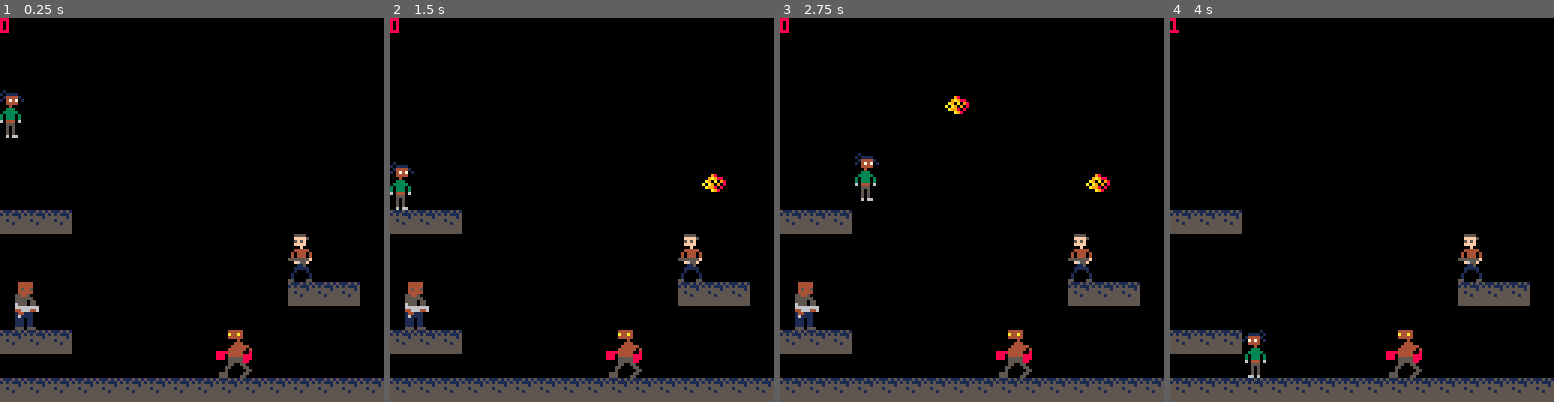
Above: before the commit, frames 1-4 (left to right).
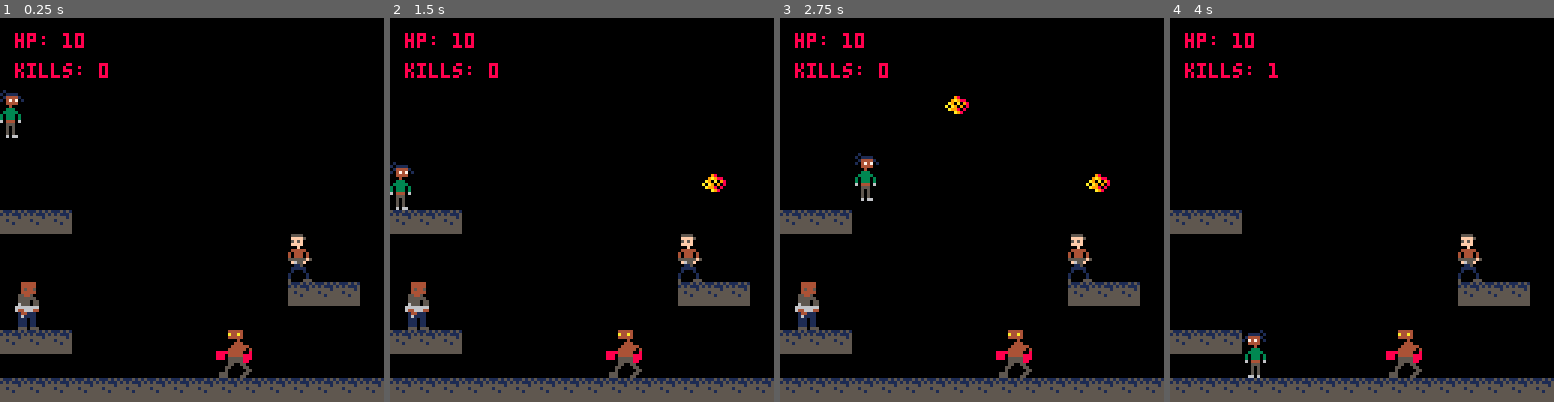
Above: after the commit, the same moments.

Repository: xMunchy/Mirror_Image
Game: PICO-8 cartridge prog.p8
The game is run twice, just before and just after one commit, with the same random seed, the same clock (stepped at 60 frames per second) and the same inputs.
Inputs:
- Up to frame 1 (0.25 s): no input
- Up to frame 2 (1.5 s): tap O (Z key) at 0.7 s
- Up to frame 3 (2.75 s): hold Right 1.6-2.1 s; tap O (Z key) at 1.7, 2.1, 2.5 s; hold Up 2.15-2.42 s; hold Right from 2.47 s (still down)
- Up to frame 4 (4 s): tap O (Z key) at 2.9, 3.3, 3.7 s; release Right at 3.03 s; hold Left 3.08-3.58 s; hold Down 3.63-3.97 s

The runs differ from the first frame. In frame 1, 1.3% of the frame differs, in the area x 0-82%, y 0-82%; in frame 2, 1.3%; in frame 3, 1.3%; in frame 4, 1.0%.

Commit message:
impl knockback and touch damage
also added enemy clearing (for new levels) and better variables (makes code more concise)

Diff:
--- a/prog.p8
+++ b/prog.p8
@@ -13,12 +13,16 @@
  player.s = 1 --sprite
  player.s_w = 1 --sprite size
  player.s_h = 2
+ player.w = 8 --size by pixels
+ player.h = 16
  player.x = 0 --position
  player.y = 0
  player.flipped = false
  player.speed = 32
  player.is_crouching = false
+ player.hp = 10
  player.kills = 0
+ player.is_stunned = false
  player.is_evil = false
 
  -- player jumping --
@@ -37,31 +41,45 @@
  player.jump1 = 16 --height of first jump
  player.jumpxtra = 8 --height of extra jumps
 
+ -- player knockback and stun --
+ player.stun_start = 0
 
  -- player static variables --
  player.stand_s = 1 --sprite
  player.stand_w = 1 --sprite size
  player.stand_h = 2
+ player.standw = 8 --size by pixels
+ player.standh = 16
  player.stand_speed = 32
  player.crouch_s = 18 --sprite
  player.crouch_w = 1 --sprite size
  player.crouch_h = 1
+ player.crouchw = 8 --size by pixels
+ player.crouchh = 8
  player.crouch_speed = 16
  player.evil_stand_s = 32 --sprite
  player.evil_stand_w = 1 --sprite size
  player.evil_stand_h = 2
+ player.evil_standw = 8
+ player.evil_standh = 16
  player.evil_stand_speed = 32
  player.evil_crouch_s = 49 --sprite
  player.evil_crouch_w = 1 --sprite size
  player.evil_crouch_h = 1
+ player.evil_crouchw = 8
+ player.evil_crouchh = 8
  player.evil_crouch_speed = 16
  player.can_triplej = false
+ player.stun_dur = 1
+ player.knock = 10 --knockback when touch enemy
 
  -- enemies --
  enemy = {} --kind 1 ez, 2 med, 3 hard
  enemy.s = {6,7,8}
  enemy.s_w = {1,1,2} --sprite size
  enemy.s_h = {2,2,2}
+ enemy.w = {7,7,12} --size by pixels
+ enemy.h = {16,16,16}
  --spawn enemies
  make_enemy(1,96,72,false)
  make_enemy(2,5,88,true)
@@ -156,6 +175,28 @@
   player.crouch_h = player.evil_crouch_h
   player.crouch_w = player.evil_crouch_w
   player.crouch_speed = player.evil_crouch_speed
+ end
+end
+
+--[[
+player touched enemy!
+knockback and stun.
+]]
+function player_hit(kb)
+player.x += kb
+player.hp -= 1
+player.is_stunned = true
+player.stun_start = time()
+end
+
+--[[
+check to see if stun is
+finished
+]]
+function stop_stun()
+ local dt = time() - player.stun_start
+ if dt >= player.stun_dur then
+  player.is_stunned = false
  end
 end
 
@@ -252,6 +293,13 @@
 --enemies
 
 --[[
+find dead enemies
+]]
+function clear_enemies()
+ enemy={}
+end
+
+--[[
 spawn enemies
 kind: enemy type
 x and y: position
@@ -265,6 +313,8 @@
  enemy[k].s = enemy.s[kind] --sprite
  enemy[k].s_w = enemy.s_w[kind] --size
  enemy[k].s_h = enemy.s_h[kind]
+ enemy[k].w = enemy.w[kind]
+ enemy[k].h = enemy.h[kind]
  enemy[k].flipped = flipped
  enemy[k].is_dead = false
 end
@@ -293,9 +343,9 @@
 simulates gravity
 ]]
 function fall()
- local y = player.y+player.s_h*8
+ local y = player.y+player.h
  local x1 = player.x
- local x2 = player.x+player.s_w*8-1
+ local x2 = player.x+player.w-1
  if v_collide(x1,x2,y,0) then
   player.njump = 0
   if v_collide(x1,x2,y-1,0) then
@@ -379,14 +429,41 @@
  --detect collision
  for j=1,#enemy do
   if not enemy[j].is_dead and
-     x>enemy[j].x and
-     x<enemy[j].x+enemy[j].s_w*8-1 and
-     (y1>enemy[j].y and
-      y1<enemy[j].y+enemy[j].s_h*8-1 or
-      y2>enemy[j].y and
-      y2<enemy[j].y+enemy[j].s_h*8-1
+     x>=enemy[j].x and
+     x<=enemy[j].x+enemy[j].w-1 and
+     (y1>=enemy[j].y and
+      y1<=enemy[j].y+enemy[j].h-1 or
+      y2>=enemy[j].y and
+      y2<=enemy[j].y+enemy[j].h-1
      ) then
    kill(i,j)
+  end
+ end
+end
+
+--[[
+does the player touch
+an enemy?
+]]
+function touch_enemy(kb)
+  local y1 = player.y
+  local y2 = player.y+player.s_h*8-1
+ --find player x
+  local x = player.x
+ if not player.flipped then
+  x = x+player.w-1
+ end
+ --detect collision
+ for j=1,#enemy do
+  if not enemy[j].is_dead and
+     x>=enemy[j].x and
+     x<=enemy[j].x+enemy[j].w-1 and
+     (y1>=enemy[j].y and
+      y1<=enemy[j].y+enemy[j].h-1 or
+      y2>=enemy[j].y and
+      y2<=enemy[j].y+enemy[j].h-1
+     ) then
+   player_hit(kb)
   end
  end
 end
@@ -397,20 +474,23 @@
  dt = time() - prev_t
  prev_t = time()
  local x1 = player.x
- local x2 = player.x+player.s_w*8
+ local x2 = player.x+player.w
  local y1 = player.y
- local y2 = player.y+player.s_h*8
+ local y2 = player.y+player.h
  -- walk
  if btn(0) and not
-    h_collide(x1-1,y1,y2-1,0) then
+    h_collide(x1-1,y1,y2-1,0) and
+    not player.is_stunned then
   player.x -= player.speed*dt
   player.flipped = true
+  touch_enemy(player.knock)
  end
  if btn(1) and not
-    h_collide(x2,y1,y2-1,0)
-    then
+    h_collide(x2,y1,y2-1,0) and
+    not player.is_stunned then
   player.x += player.speed*dt
   player.flipped = false
+  touch_enemy(-player.knock)
  end
  --walk into wall correction
  if btn(0) or btn(1) then
@@ -421,31 +501,39 @@
   end
  end
  -- jump
- if btnp(2) and can_jump() then
+ if btnp(2) and
+    can_jump() and
+    not player.is_stunned then
   start_jump()
  end
  -- crouch
- if btn(3) then
+ if btn(3) and
+    not player.is_stunned then
   player.is_crouching = true
-  player.y += (player.s_h-player.crouch_h)*8
-  player.x += (player.s_w-player.crouch_w)*8
+  player.y += player.h-player.crouchh
+  player.x += player.w-player.crouchw
   player.s = player.crouch_s
   player.s_h = player.crouch_h
   player.s_w = player.crouch_w
+  player.w = player.crouchw
+  player.h = player.crouchh
   player.speed = player.crouch_speed
  elseif not v_collide(x1,x2,y1-1,0) then
   player.is_crouching = false
-  player.y += (player.s_h-player.stand_h)*8
-  player.x += (player.s_w-player.stand_w)*8
+  player.y += player.h-player.standh
+  player.x += player.w-player.standw
   player.s = player.stand_s
   player.s_h = player.stand_h
   player.s_w = player.stand_w
+  player.w = player.standw
+  player.h = player.standh
   player.speed = player.stand_speed
  end
  if btnp(4) then
   shoot()
  end
  if(player.is_jumping) jump()
+ if(player.is_stunned) stop_stun()
  fall()
  move_blasts()
 end
@@ -456,25 +544,26 @@
  display_enemies()
  display_blasts()
  spr(player.s,player.x,player.y,player.s_w,player.s_h,player.flipped)
- print(player.kills,0,0,8)
+ print("hp: "..player.hp,5,5,8)
+ print("kills: "..player.kills,5,15,8)
 end
 __gfx__
-00000000010000000000000051115151010000000009800000555500004444400000444440000000000000000000000000000000000000000000000000000000
-0000000010111100000000001515111510111100009a988000ffff50004444400000a44a40000000000000000000000000000000000000000000000000000000
-00700700014444100000000055555515014444100a90a098005f5f00005445400000444440000000000000000000000000000000000000000000000000000000
-0007700010474701000000005515555510474701a0a9090800ffff00004444400000000400000000000000000000000000000000000000000000000000000000
-00077000004444000000000055551555004444000a9980800000f000000544550000004440000000000000000000000000000000000000000000000000000000
-0070070000040000000000005555555500040000000a980000444440005555550000044444400000000000000000000000000000000000000000000000000000
-00000000003330000000000055555555003330000000000004044404055055550000444444040000000000000000000000000000000000000000000000000000
-00000000033333000000000055555555033333000000000004044404055055568888444440080000000000000000000000000000000000000000000000000000
-0000000030333030010111100000000030333030000000005555555f666666668880444448880000000000000000000000000000000000000000000000000000
-00000000303330301014444100000000303330300000000000f655f0644666448880555558880000000000000000000000000000000000000000000000000000
-00000000604440600104747000000000604440600000000000011500001114410000555558800000000000000000000000000000000000000000000000000000
-00000000005550000004444000000000005550000000000000111110001111610000550055000000000000000000000000000000000000000000000000000000
-00000000005050000003333300000000005050000000000000100010001101110005500005500000000000000000000000000000000000000000000000000000
-00000000005050000060330600000000655050000000000001000001001101110005000000550000000000000000000000000000000000000000000000000000
-00000000005050000005555000000000600050000000000001000001001101110555000005500000000000000000000000000000000000000000000000000000
-00000000006066000065006000000000000066000000000055000055055505550555000055000000000000000000000000000000000000000000000000000000
+00000000010000000000000051115151010000000009800005555000044444000000444440000000000000000000000000000000000000000000000000000000
+0000000010111100000000001515111510111100009a98800ffff500044444000000a44a40000000000000000000000000000000000000000000000000000000
+00700700014444100000000055555515014444100a90a09805f5f000054454000000444440000000000000000000000000000000000000000000000000000000
+0007700010474701000000005515555510474701a0a909080ffff000044444000000000400000000000000000000000000000000000000000000000000000000
+00077000004444000000000055551555004444000a998080000f0000005445500000004440000000000000000000000000000000000000000000000000000000
+0070070000040000000000005555555500040000000a980004444400055555500000044444400000000000000000000000000000000000000000000000000000
+00000000003330000000000055555555003330000000000040444040550555500000444444040000000000000000000000000000000000000000000000000000
+00000000033333000000000055555555033333000000000040444040550555608888444440080000000000000000000000000000000000000000000000000000
+000000003033303001011110000000003033303000000000555555f5666666668880444448880000000000000000000000000000000000000000000000000000
+0000000030333030101444410000000030333030000000000f655f00446664468880555558880000000000000000000000000000000000000000000000000000
+00000000604440600104747000000000604440600000000000115000011144100000555558800000000000000000000000000000000000000000000000000000
+00000000005550000004444000000000005550000000000001111100011116100000550055000000000000000000000000000000000000000000000000000000
+00000000005050000003333300000000005050000000000001000100011011100005500005500000000000000000000000000000000000000000000000000000
+00000000005050000060330600000000655050000000000010000010011011100005000000550000000000000000000000000000000000000000000000000000
+00000000005050000005555000000000600050000000000010000010011011100555000005500000000000000000000000000000000000000000000000000000
+00000000006066000065006000000000000066000000000050000555555055500555000055000000000000000000000000000000000000000000000000000000
 09000000000000000900000000000000000000000000000000000000000000000000000000000000000000000000000000000000000000000000000000000000
 a0a9a90000000000a099aa0000000000000000000000000000000000000000000000000000000000000000000000000000000000000000000000000000000000
 0a5555a0000000000955559000000000000000000000000000000000000000000000000000000000000000000000000000000000000000000000000000000000
